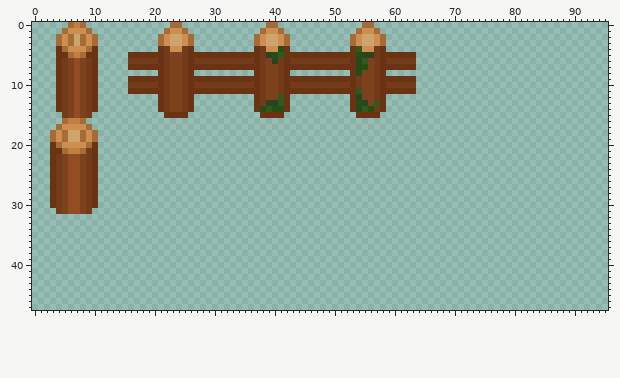
One commit to this sprite sheet: assets/tiles/coreroom/On_ground2.png. The first picture shows the starting point.
The file is 96x48 pixels.
And afterwards:
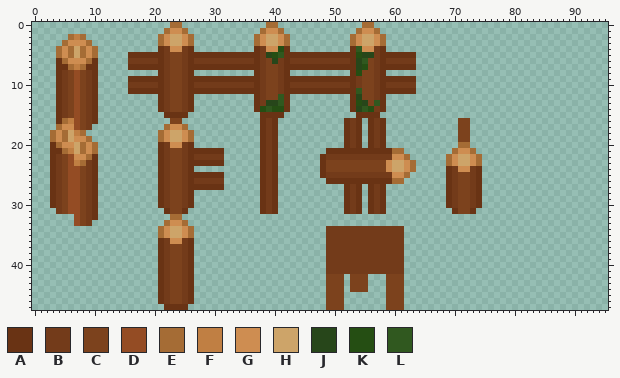
Palette (. is transparent): A #693314  B #733b1a  C #7c421d  D #944c24  E #a56c35  F #c07f43  G #ce8d51  H #cda469  J #27461a  K #254e13  L #30581f
The exact change:
y 0: x 6..8 EFE -> ...
y 1: x 5..9 EGGGE -> .....
y 2: x 4..5 EG -> ..; x 7 H -> F; x 9..10 GE -> ..
y 3: x 4..10 EGEHEGE -> .EGGGE.
y 4: x 4..10 AEGGGEA -> EGEHEGE
y 5: x 4..5 AA -> EG; x 7 F -> H; x 9..10 AA -> GE
y 6: x 5..9 BCDCB -> EGGGE
y 7: x 5..9 BCDCB -> AEFEA
y 15: x 4 . -> A; x 10 . -> A
y 16: x 4 . -> A; x 7..10 FE.. -> DCBA; x 23..24 .. -> CC; x 38..40 ... -> ABA; x 52..54 ... -> ABA; x 56..58 ... -> ABA; x 71..72 .. -> CC
y 17: x 7..9 GGE -> DCB; x 22..25 .... -> EGGE; x 38..40 ... -> ABA; x 52..54 ... -> ABA; x 56..58 ... -> ABA; x 71..72 .. -> CC
y 18: x 7 H -> F; x 9..10 GE -> ..; x 21..26 ...... -> EGHHGE; x 38..40 ... -> ABA; x 52..54 ... -> ABA; x 56..58 ... -> ABA; x 71..72 .. -> CC
y 19: x 7..10 HEGE -> GGE.; x 21..26 ...... -> EGHHGE; x 38..40 ... -> ABA; x 52..54 ... -> ABA; x 56..58 ... -> ABA; x 71..72 .. -> CC
y 20: x 7..10 GGEA -> HEGE; x 21..26 ...... -> ABGGBA; x 38..40 ... -> ABA; x 52..54 ... -> ABA; x 56..58 ... -> ABA; x 71..72 .. -> EE
y 21: x 7 F -> H; x 9..10 BA -> GE; x 21..31 ........... -> ABCCBAAAAAA; x 38..40 ... -> ABA; x 49..61 ............. -> AAAAAAAAAAAEE; x 70..73 .... -> EGGE
y 22: x 7..9 DCB -> GGE; x 21..31 ........... -> ABCCBABBBBB; x 38..40 ... -> ABA; x 48..62 ............... -> ABBBBBBBBBBBGGE; x 69..74 ...... -> EGHHGE
y 23: x 7..8 DC -> FE; x 21..31 ........... -> ABCCBAAAAAA; x 38..40 ... -> ABA; x 48..63 ................ -> ACCCCCCCCCCGHHGE; x 69..74 ...... -> EGHHGE
y 24: x 21..26 ...... -> ABCCBA; x 38..40 ... -> ABA; x 48..63 ................ -> ACCCCCCCCCCGHHGE; x 69..74 ...... -> ABGGBA
y 25: x 21..31 ........... -> ABCCBAAAAAA; x 38..40 ... -> ABA; x 48..62 ............... -> ABBBBBBBBBBBGGE; x 69..74 ...... -> ABCCBA
y 26: x 21..31 ........... -> ABCCBABBBBB; x 38..40 ... -> ABA; x 49..61 ............. -> AAAAAAAAAAAEE; x 69..74 ...... -> ABCCBA
y 27: x 21..31 ........... -> ABCCBAAAAAA; x 38..40 ... -> ABA; x 52..54 ... -> ABA; x 56..58 ... -> ABA; x 69..74 ...... -> ABCCBA
y 28..30: x 21..26 ...... -> ABCCBA; x 38..40 ... -> ABA; x 52..54 ... -> ABA; x 56..58 ... -> ABA; x 69..74 ...... -> ABCCBA
y 31: x 10 . -> A; x 22..25 .... -> ACCA; x 38..40 ... -> ABA; x 52..54 ... -> ABA; x 56..58 ... -> ABA; x 70..73 .... -> ACCA
y 32: x 7..10 .... -> DCBA; x 23..24 .. -> EE
y 33: x 7..9 ... -> DCB; x 22..25 .... -> EGGE
y 34..35: x 21..26 ...... -> EGHHGE; x 49..61 ............. -> BBBBBBBBBBBBB
y 36: x 21..26 ...... -> ABGGBA; x 49..61 ............. -> BBBBBBBBBBBBB
y 37..41: x 21..26 ...... -> ABCCBA; x 49..61 ............. -> BBBBBBBBBBBBB
y 42..44: x 21..26 ...... -> ABCCBA; x 49..51 ... -> CCC; x 53..55 ... -> CCC; x 59..61 ... -> CCC
y 45..46: x 21..26 ...... -> ABCCBA; x 49..51 ... -> CCC; x 59..61 ... -> CCC
y 47: x 22..25 .... -> AAAA; x 49..51 ... -> CCC; x 59..61 ... -> CCC
